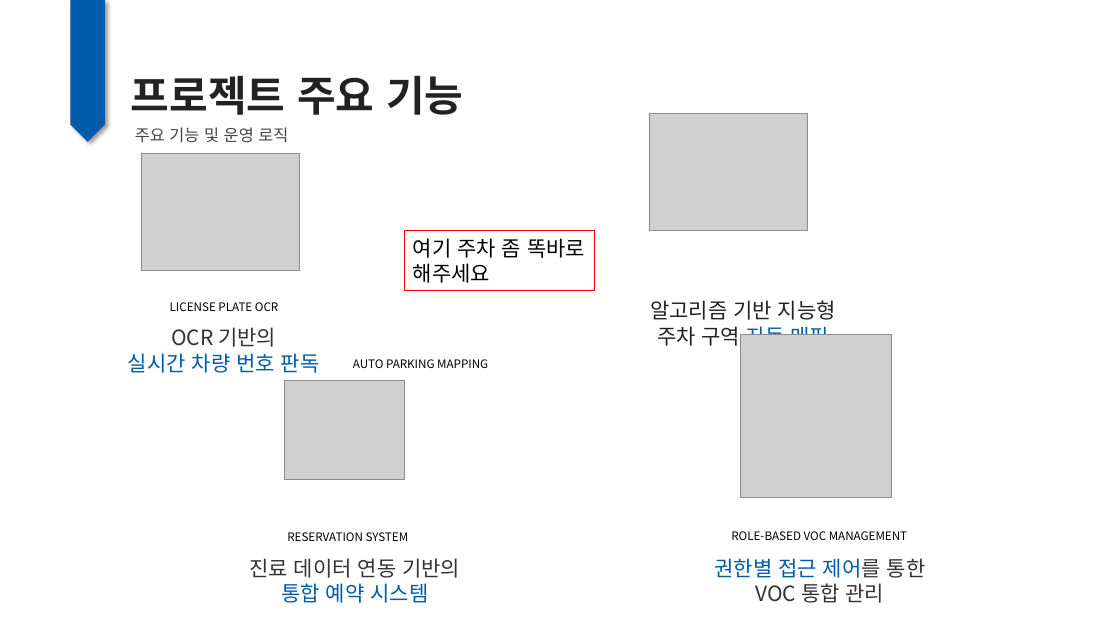
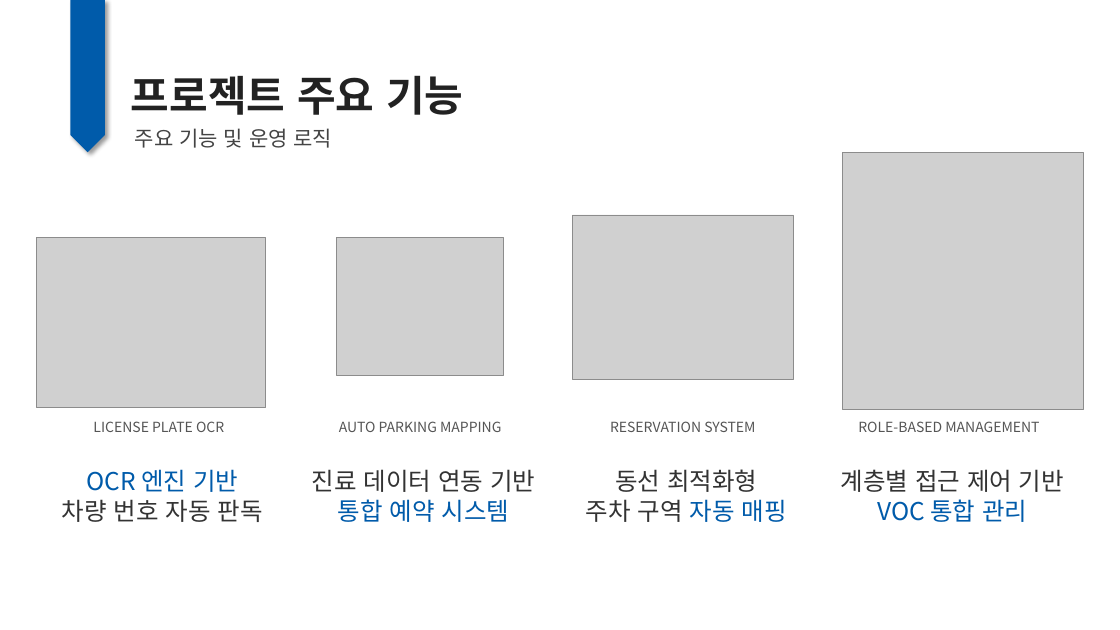
Before and after one commit to DongHyun0521/MBC_middle_project, a slide deck: slide 5 of etc/middle_ppt.pptx. Drawn at 1120x630 pixels with LibreOffice and Linux fonts; fonts in the diff are those of the drawing; grey boxes stand for pictures. Boxes give left, top, right and bottom in pixels: in the first picture for what was removed or moved away, otherwise in the second. Text is boxed around its words. In the diff, an @@ line names an element or a change of style, - is before the commit and + after.

```diff
--- a/etc/middle_ppt.pptx
+++ b/etc/middle_ppt.pptx
@@ pentagon arrow: place and size @@
-pentagon arrow at [71, 0, 105, 142]
+pentagon arrow at [71, 0, 105, 152]
@@ text "주요 기능 및 운영 로직" at [135, 128, 333, 148]: size 14 to 18 pt @@
@@ picture: place and size @@
-picture at [740, 334, 892, 497]
+picture at [843, 152, 1084, 410]
@@ picture: place and size @@
-picture at [142, 153, 300, 271]
+picture at [37, 238, 266, 408]
@@ picture: place and size @@
-picture at [284, 381, 404, 480]
+picture at [337, 238, 504, 376]
@@ rectangle removed at [405, 231, 596, 291] @@
-여기 주차 좀 똑바로 해주세요
@@ picture: place and size @@
-picture at [649, 113, 807, 231]
+picture at [572, 215, 793, 380]
@@ text removed at [650, 300, 836, 349] @@
-알고리즘 기반 지능형 주차 구역 자동 매핑
@@ text "LICENSE PLATE OCR": place and size @@
-text "LICENSE PLATE OCR" at [170, 302, 278, 311]
+text "LICENSE PLATE OCR" at [93, 421, 224, 432]
@@ text "AUTO PARKING MAPPING": place and size @@
-text "AUTO PARKING MAPPING" at [353, 359, 488, 368]
+text "AUTO PARKING MAPPING" at [339, 421, 501, 432]
@@ size 10 to 12 pt, text colour #000000 to #555555 in 3 elements at [339, 421, 501, 432], [93, 421, 224, 432], [610, 421, 755, 432] @@
@@ text "RESERVATION SYSTEM": place and size @@
-text "RESERVATION SYSTEM" at [287, 532, 409, 541]
+text "RESERVATION SYSTEM" at [610, 421, 755, 432]
@@ text at [858, 421, 1039, 432]: text changed; size 10 to 12 pt; text colour #000000 to #555555 @@
-ROLE-BASED VOC MANAGEMENT
+ROLE-BASED MANAGEMENT
@@ text at [62, 469, 262, 522]: text changed; size 18 to 21 pt; text colour #005BAA to #333333 @@
-OCR 기반의
-실시간 차량 번호 판독
+OCR 엔진 기반
+차량 번호 자동 판독
@@ text at [312, 469, 535, 522]: text changed; size 18 to 21 pt @@
-진료 데이터 연동 기반의 통합 예약 시스템
+진료 데이터 연동 기반
+통합 예약 시스템
@@ text added at [586, 469, 787, 522], 21 pt, text #333333 @@
+동선 최적화형
+주차 구역 자동 매핑
@@ text at [841, 469, 1064, 522]: text changed; size 18 to 21 pt @@
-권한별 접근 제어를 통한 VOC 통합 관리
+계층별 접근 제어 기반
+VOC 통합 관리
```
Also in this commit, not shown: 12 other slides changed, 1 slide added, 1 slide removed, 59 other files.
